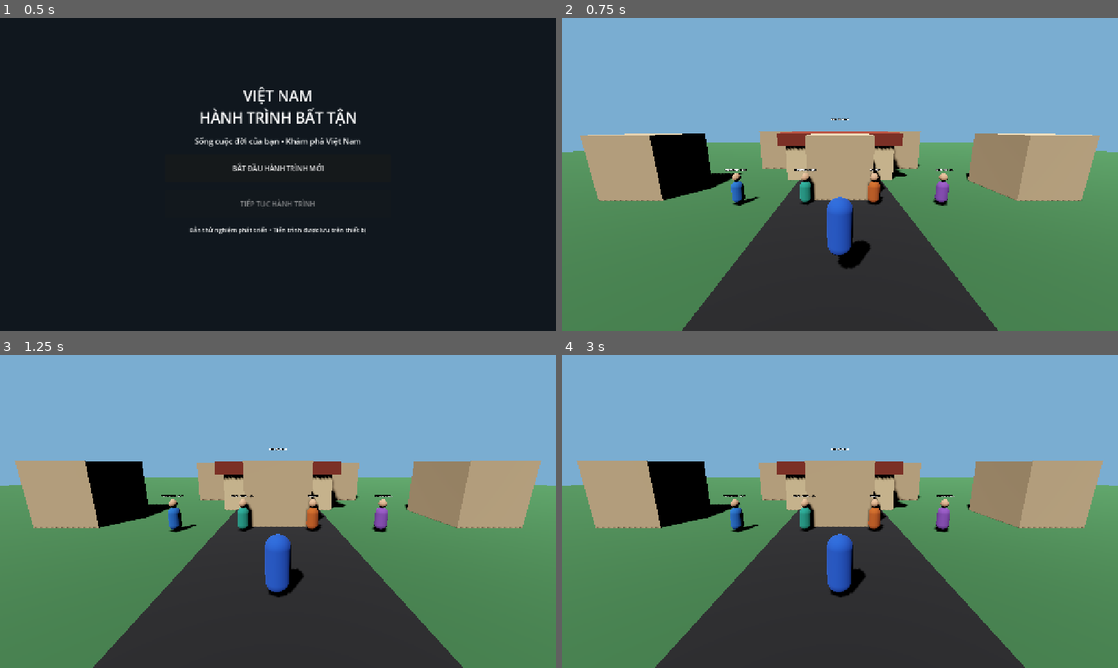
Above: before the commit, frames 1-4 (two rows, left to right).
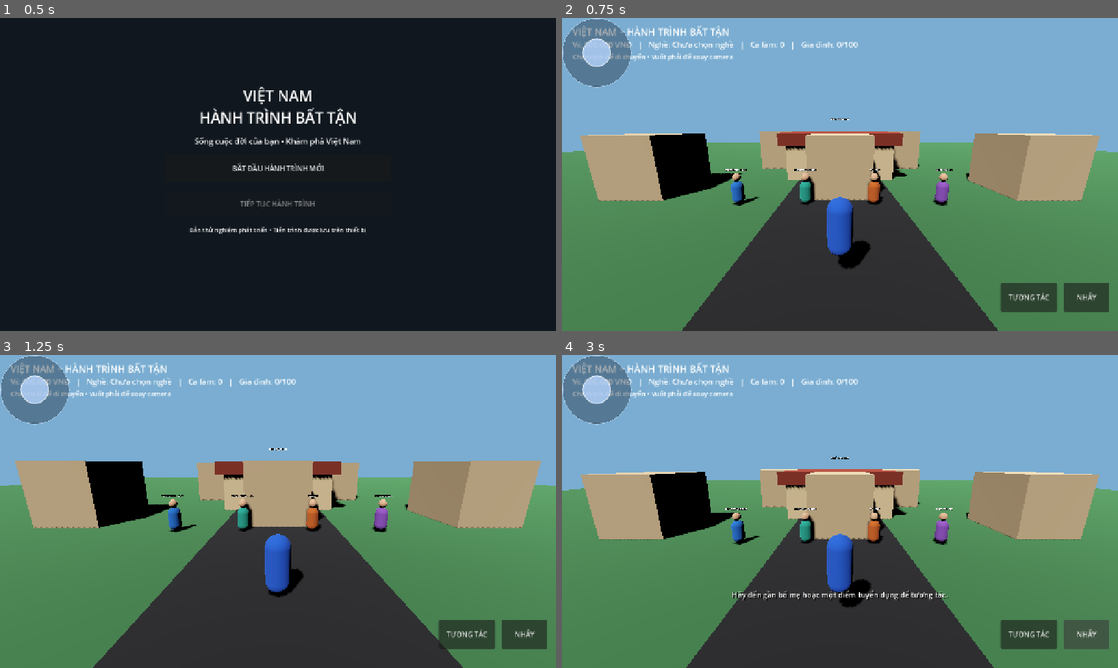
Above: after the commit, the same moments.

Repository: temu838655-dev/Vi-t-Nam-Du-L-ch
Game: Godot game, scene res://scenes/main.tscn
Two runs of this game, one before a commit and one after it. Both use one fixed random seed, a clock stepped at 60 frames per second and the inputs below.
Inputs (mouse positions are in pixels of both pictures, inside the frame that each line leads up to):
- Up to frame 1 (0.5 s): no input
- Up to frame 2 (0.75 s): click "BẮT ĐẦU HÀNH TRÌNH MỚI" at 0.5 s
- Up to frame 3 (1.25 s): no input
- Up to frame 4 (3 s): click (1084, 633) at 1.25 s, where only the run after the commit has a clickable "NHẢY"; click (1029, 633) at 2 s, where only the run after the commit has a clickable "TƯƠNG TÁC"; click (1084, 633) at 2.75 s, where only the run after the commit has a clickable "NHẢY"

Frame 1 is identical in both runs. In frame 2, 4.6% of the frame differs, in the area x 0-99%, y 0-94%; in frame 3, 4.6%; in frame 4, 16%, in the area x 0-100%, y 0-100%.
Error before the commit: Parse Error: Cannot infer the type of "base_position" variable because the value doesn't have a set type. (res://scripts/mobile_hud.gd:138)

Commit message:
Fix joystick position type inference

Diff:
--- a/Godot/scripts/mobile_hud.gd
+++ b/Godot/scripts/mobile_hud.gd
@@ -135,7 +135,7 @@
 			if event.position.x < get_viewport().get_visible_rect().size.x * 0.45 and joystick_touch == -1:
 				joystick_touch = event.index
 				var viewport_size := get_viewport().get_visible_rect().size
-				var base_position := event.position - joystick_base.size * 0.5
+				var base_position: Vector2 = event.position - joystick_base.size * 0.5
 				base_position.x = clampf(base_position.x, 8.0, viewport_size.x - joystick_base.size.x - 8.0)
 				base_position.y = clampf(base_position.y, 8.0, viewport_size.y - joystick_base.size.y - 8.0)
 				joystick_base.position = base_position
